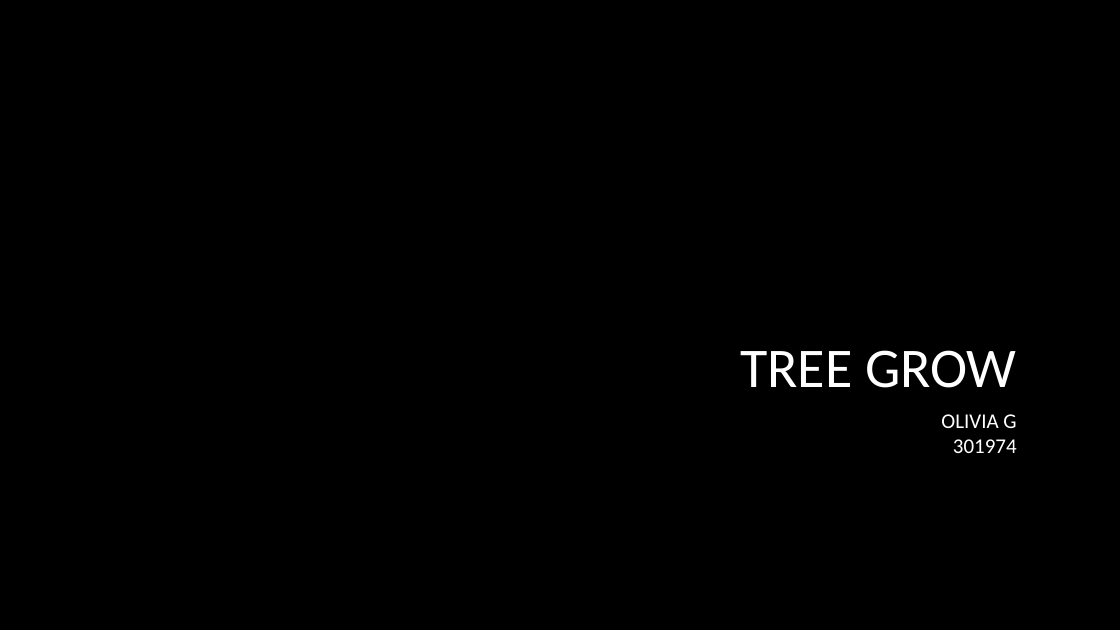
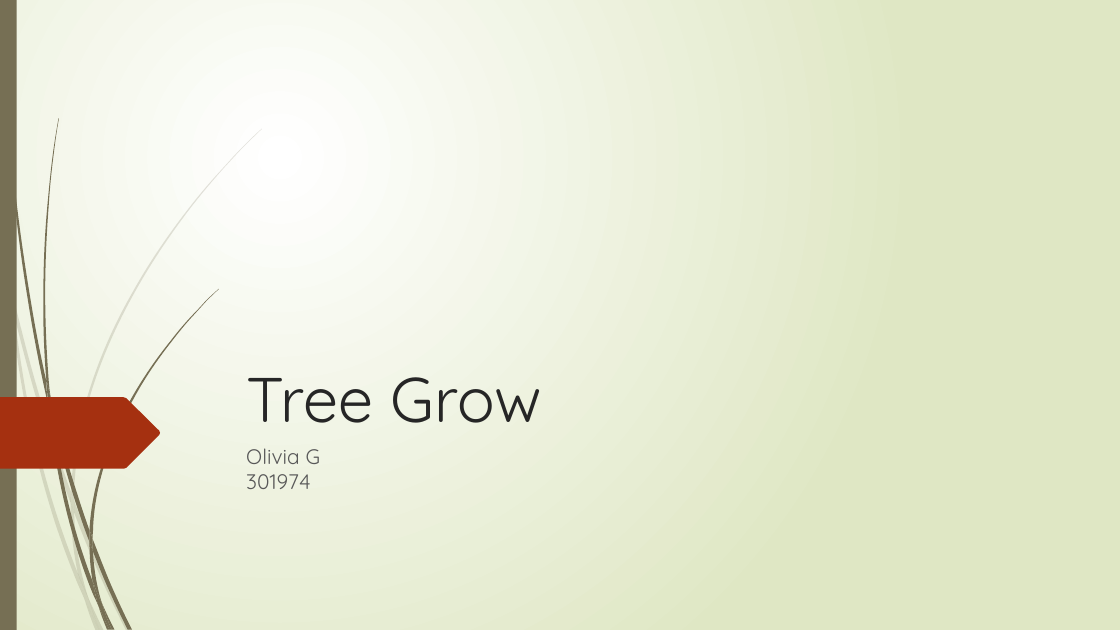
Before and after one commit to pompom2600/AGA312_Sep21, a slide deck: slide 1 of Olivia PT 2.pptx. Drawn at 1120x630 pixels with LibreOffice and Linux fonts; fonts in the diff are those of the drawing; background and template pictures are left out. Boxes give left, top, right and bottom in pixels: in the first picture for what was removed or moved away, otherwise in the second. Text is boxed around its words. In the diff, an @@ line names an element or a change of style, - is before the commit and + after.

```diff
--- a/Olivia PT 2.pptx
+++ b/Olivia PT 2.pptx
@@ background picture (left out) to gradient #FFFFFF to #DFE8C4 @@
@@ rectangle added at (x1=0, y1=0, x2=17, y2=630), fill #766F54 @@
@@ title at (x1=246, y1=377, x2=543, y2=423): text changed; size 48 to 54 pt; font Calibri to Quicksand; text colour #FFFFFF to #262626 @@
-TREE GROW
+Tree Grow
@@ freeform shape added at (x1=0, y1=397, x2=160, y2=469), fill #A53010 @@
@@ subtitle at (x1=246, y1=448, x2=321, y2=489): text changed; font Calibri to Quicksand; text colour #FFFFFF to #595959 @@
-OLIVIA G
-301974
+Olivia G
+301974
@@ group added at (x1=0, y1=129, x2=262, y2=630): 10 freeform shapes @@
@@ group added at (x1=3, y1=0, x2=218, y2=630): 12 freeform shapes @@
```
Also in this commit, not shown: 4 other slides changed, 14 other files.
